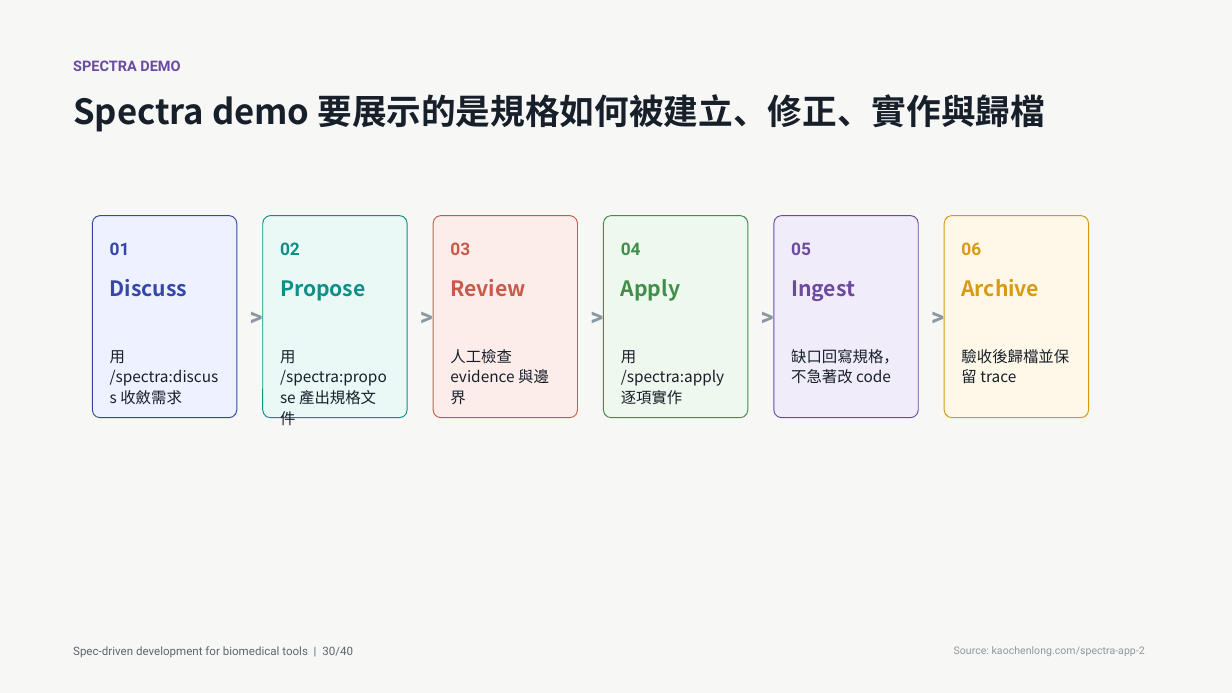
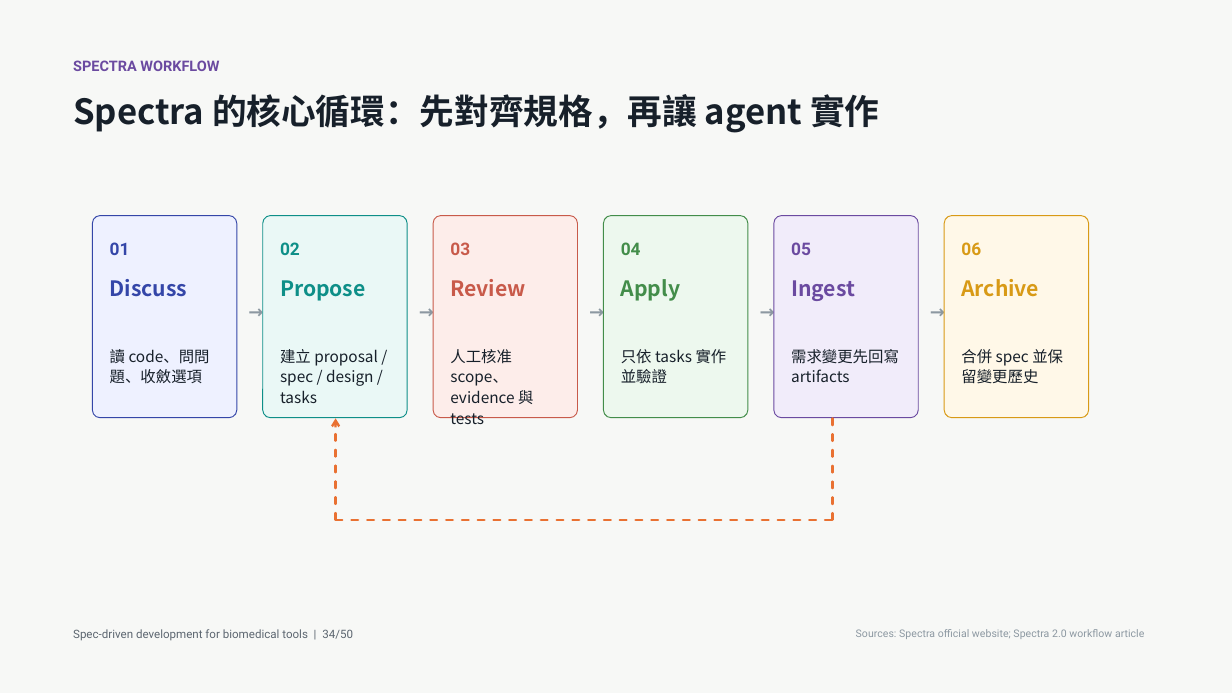
Before and after one commit to godkin1211/LLM_applications_on_BioMedicalData, a slide deck: slide 34 of slides/lesson-08-spec-driven-development-biomedical-tools.pptx (slide 30 before the commit). Drawn at 1232x693 pixels with LibreOffice and Linux fonts; fonts in the diff are those of the drawing. Boxes give left, top, right and bottom in pixels: in the first picture for what was removed or moved away, otherwise in the second. Text is boxed around its words. In the diff, an @@ line names an element or a change of style, - is before the commit and + after.

Commit message:
Expand Spectra demo in Lesson 08

```diff
--- a/slides/lesson-08-spec-driven-development-biomedical-tools.pptx
+++ b/slides/lesson-08-spec-driven-development-biomedical-tools.pptx
@@ text at bbox=[73, 60, 219, 71]: text changed @@
-SPECTRA DEMO
+SPECTRA WORKFLOW
@@ text at bbox=[73, 94, 879, 133]: text changed @@
-Spectra demo 要展示的是規格如何被建立、修正、實作與歸檔
+Spectra 的核心循環：先對齊規格，再讓 agent 實作
@@ text at bbox=[245, 299, 268, 327]: text changed; size 19.5 to 14 pt @@
->
+→
@@ text at bbox=[415, 299, 438, 327]: text changed; size 19.5 to 14 pt @@
->
+→
@@ text at bbox=[585, 299, 608, 327]: text changed; size 19.5 to 14 pt @@
->
+→
@@ text at bbox=[756, 299, 779, 327]: text changed; size 19.5 to 14 pt @@
->
+→
@@ text at bbox=[926, 299, 949, 327]: text changed; size 19.5 to 14 pt @@
->
+→
@@ text at bbox=[110, 346, 210, 384]: text changed @@
-用 /spectra:discuss 收斂需求
+讀 code、問問題、收斂選項
@@ text at bbox=[280, 349, 378, 403]: text changed @@
-用 /spectra:propose 產出規格文件
+建立 proposal / spec / design / tasks
@@ text at bbox=[450, 349, 533, 424]: text changed @@
-人工檢查 evidence 與邊界
+人工核准 scope、evidence 與 tests
@@ text at bbox=[621, 349, 727, 383]: text changed @@
-用 /spectra:apply 逐項實作
+只依 tasks 實作並驗證
@@ text at bbox=[791, 349, 899, 382]: text changed @@
-缺口回寫規格，不急著改 code
+需求變更先回寫 artifacts
@@ text at bbox=[961, 349, 1063, 384]: text changed @@
-驗收後歸檔並保留 trace
+合併 spec 並保留變更歷史
@@ arrow added from (335, 519) to (335, 419), #E97132 1.75 pt dashed @@
@@ line added from (833, 419) to (833, 519), #E97132 1.75 pt dashed @@
@@ line added from (335, 519) to (833, 519), #E97132 1.75 pt dashed @@
@@ text at bbox=[73, 629, 353, 641]: text changed @@
-Spec-driven development for biomedical tools | 30/40
+Spec-driven development for biomedical tools | 34/50
@@ text at bbox=[856, 629, 1144, 639]: text changed @@
-Source: kaochenlong.com/spectra-app-2
+Sources: Spectra official website; Spectra 2.0 workflow article
```
Also in this commit, not shown: 37 other slides changed, 12 slides added, 2 slides removed, 2 other files.
